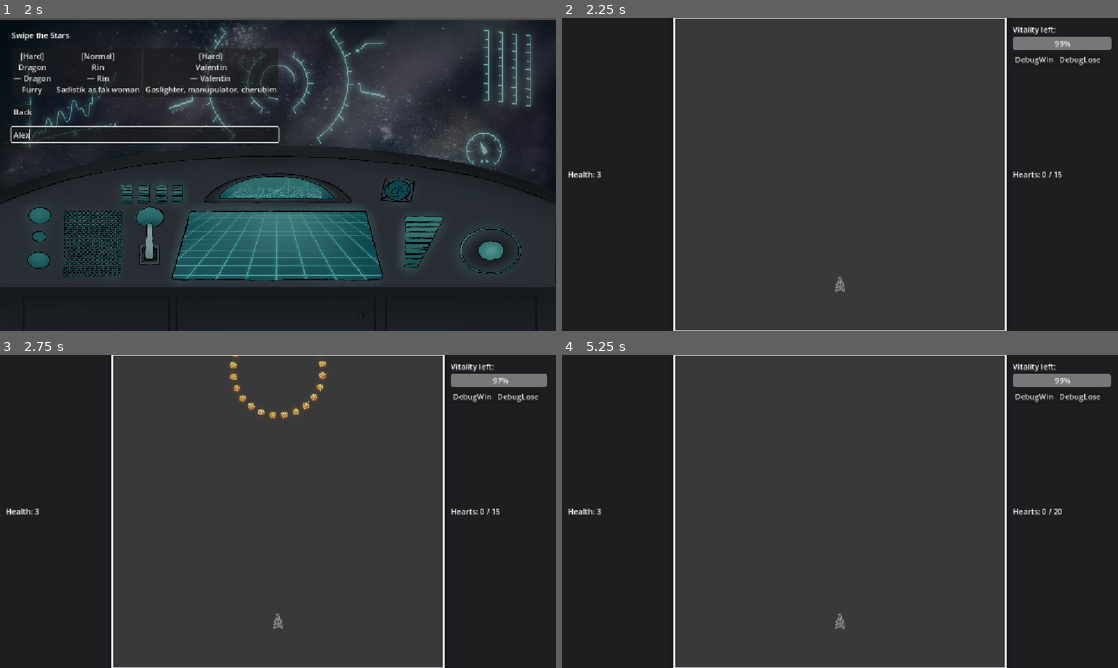
Above: before the commit, frames 1-4 (two rows, left to right).
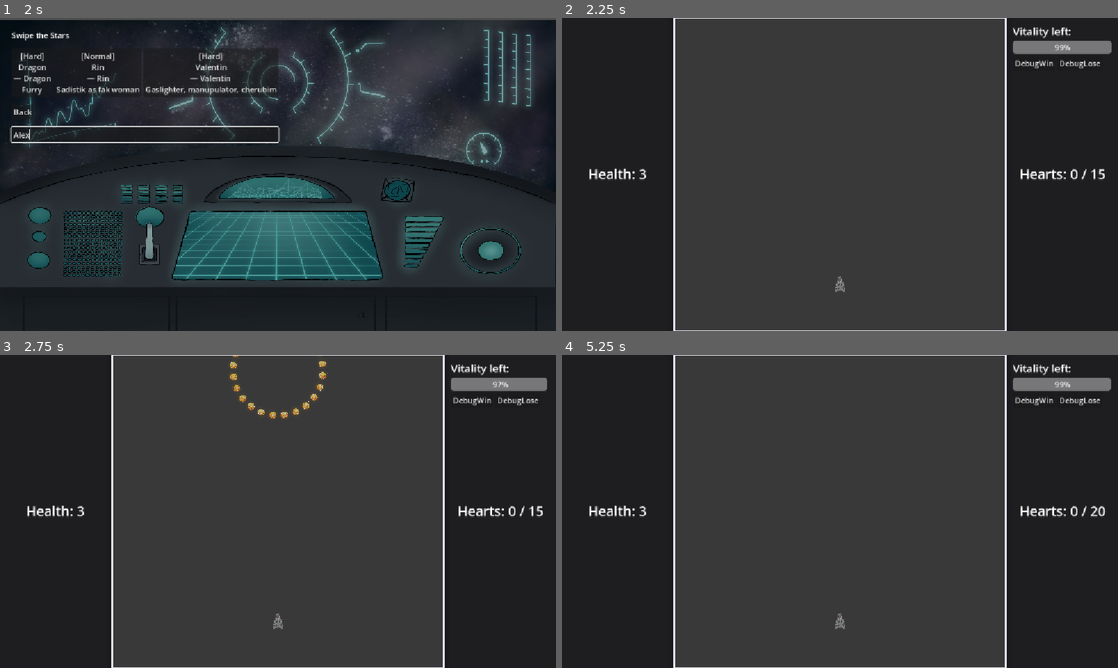
Above: after the commit, the same moments.

Repository: RobinPilt/UTGJ2025_c4
Game: Godot game, scene res://scenes/core/main.tscn
Same seed, same stepped clock (60 frames per second), same inputs: the game is played once before the commit and once after it.
Inputs (mouse positions are in pixels of both pictures, inside the frame that each line leads up to):
- Up to frame 1 (2 s): click "Start" at 0.5 s; click (144, 133) at 1.27 s; type "Alex" at 1.35 s
- Up to frame 2 (2.25 s): click "[Normal] Rin — Rin Sadistik a…" at 2 s
- Up to frame 3 (2.75 s): no input
- Up to frame 4 (5.25 s): click "DebugWin" at 2.75 s; click "Marry" at 3.5 s; click "Divorce" at 4.25 s; click "[Hard] Dragon — Dragon Furry" at 5 s

Frame 1 is identical in both runs. In frame 2, 1.6% of the frame differs, in the area x 1-99%, y 2-52%; in frame 3, 1.5%; in frame 4, 1.6%.

Commit message:
Small UI changes in minigame

Diff:
--- a/koguja/scenes/minigame/Minigame.tscn
+++ b/koguja/scenes/minigame/Minigame.tscn
@@ -37,6 +37,8 @@
 
 [node name="HealthLabel" type="Label" parent="HUD/UIFrame/LeftPanel"]
 layout_mode = 2
+size_flags_horizontal = 4
+theme_override_font_sizes/font_size = 28
 text = "Health: 3"
 
 [node name="PlayfieldOverlay" type="Panel" parent="HUD/UIFrame"]
@@ -52,6 +54,8 @@
 
 [node name="HeartsLabel" type="Label" parent="HUD/UIFrame/RightPanel"]
 layout_mode = 2
+size_flags_horizontal = 4
+theme_override_font_sizes/font_size = 28
 text = "Hearts:"
 
 [node name="VBoxContainer" type="VBoxContainer" parent="HUD/UIFrame/RightPanel"]
@@ -59,6 +63,7 @@
 
 [node name="TimerLabel" type="Label" parent="HUD/UIFrame/RightPanel/VBoxContainer"]
 layout_mode = 2
+theme_override_font_sizes/font_size = 22
 text = "Vitality left:"
 
 [node name="TimerBar" type="ProgressBar" parent="HUD/UIFrame/RightPanel/VBoxContainer"]
Not shown: 1 places in koguja/scenes/minigame/Minigame.tscn that only renumber resources
